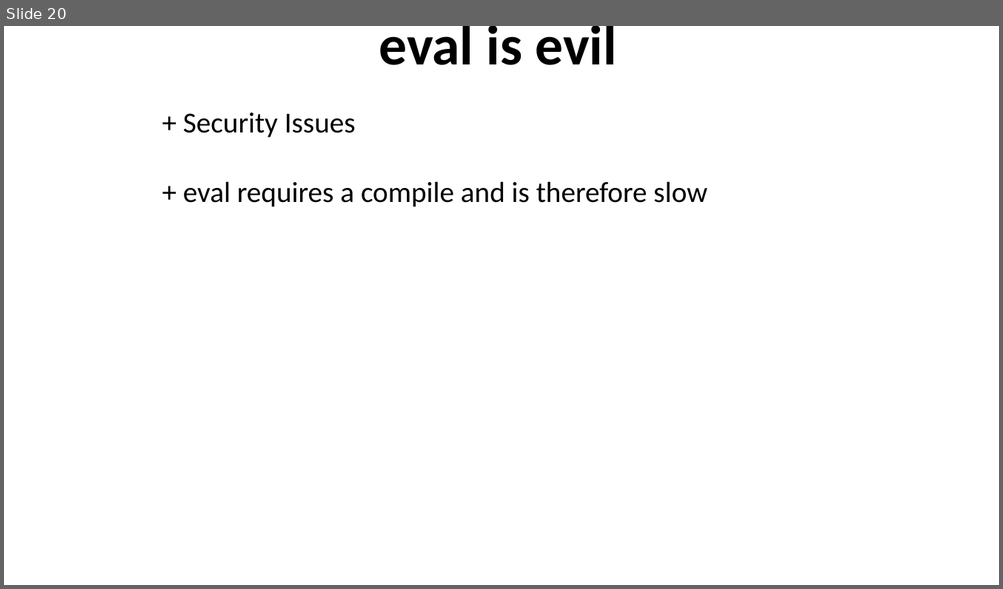
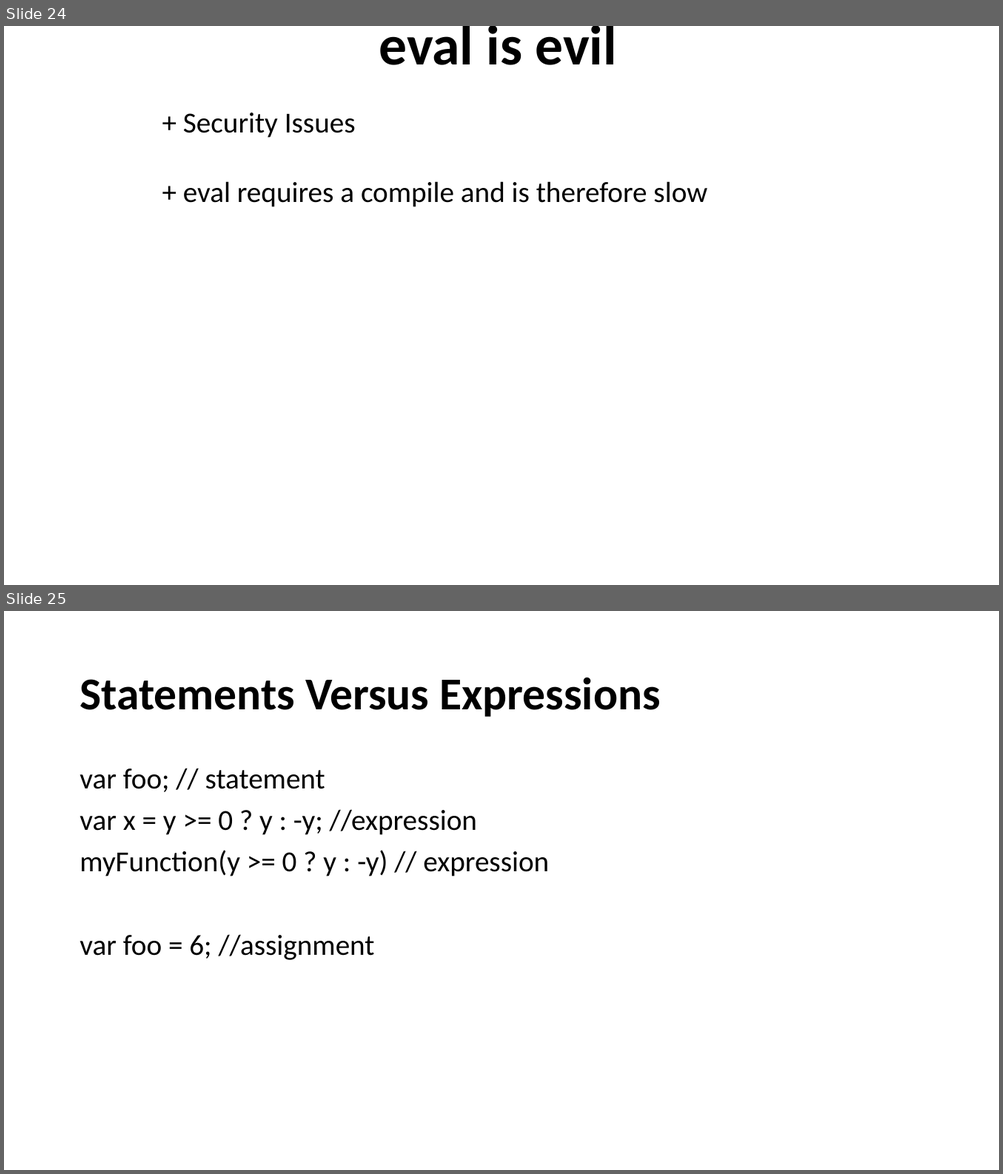
Before and after one commit to dzmitry-varabei/front-end-course, a slide deck: es6/Presentation1.pptx. Shown one above the other, each under a label of ours: slide 20 before the commit, slides 24 and 25 after it. The pictures are 1003x589 and 1003x1174 pixels, drawn with LibreOffice and Linux fonts; fonts in the diff are those of the drawing. Boxes give left, top, right and bottom in pixels: in the first picture for what was removed or moved away, otherwise in the second. Text is boxed around its words. In the diff, an @@ line names an element or a change of style, - is before the commit and + after.

```diff
--- a/es6/Presentation1.pptx
+++ b/es6/Presentation1.pptx
@@ slide 25 added at box(4, 611, 999, 1170), background #FFFFFF @@
@@ title added at box(79, 677, 660, 717), 44 pt, text #000000, bold @@
+Statements Versus Expressions
@@ text added at box(79, 769, 549, 960), 28 pt, text #000000 @@
+var foo; // statement
+var x = y >= 0 ? y : -y; //expression
+myFunction(y >= 0 ? y : -y) // expression
+var foo = 6; //assignment
@@ what was slide 20 is now slide 24 @@
```
Also in this commit, not shown: 6 other slides added, 6 other files.
